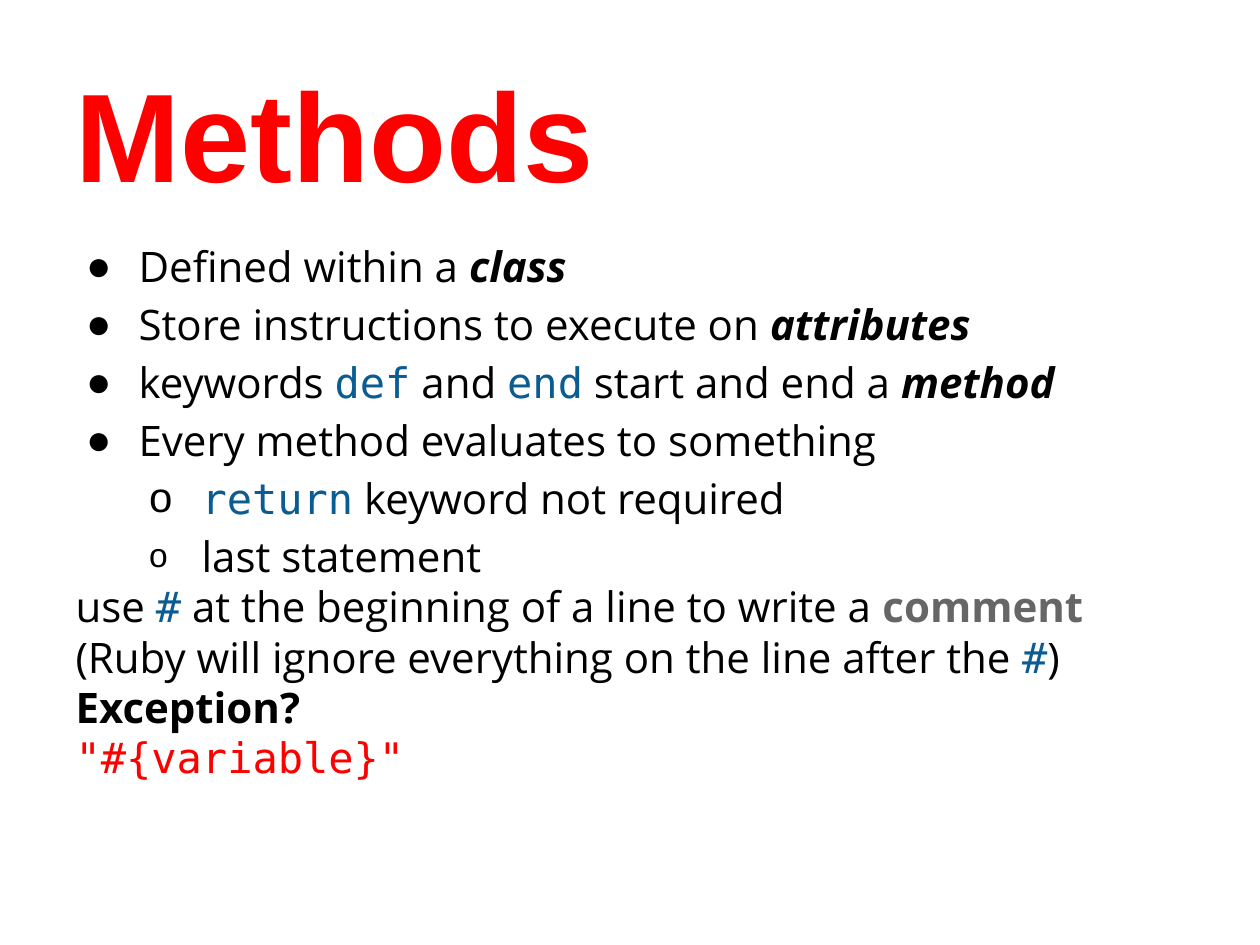
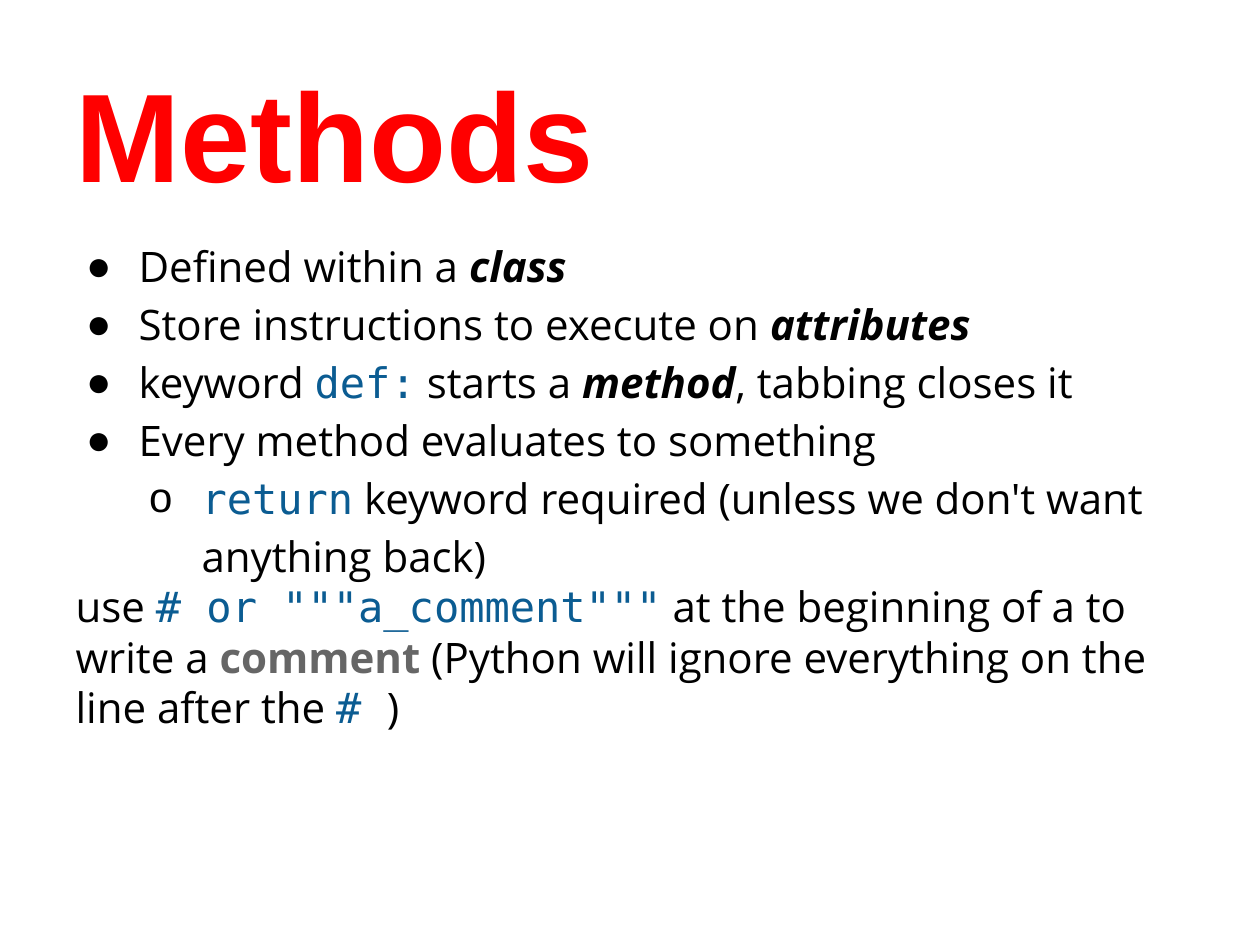
Before and after one commit to humanitiesprogramming/slides, a slide deck: slide 13 of 2017/python/B Done - ish/Ruby - Programming Concepts III.pptx. Drawn at 1260x945 pixels with LibreOffice and Linux fonts; fonts in the diff are those of the drawing. Boxes give left, top, right and bottom in pixels: in the first picture for what was removed or moved away, otherwise in the second. Text is boxed around its words. In the diff, an @@ line names an element or a change of style, - is before the commit and + after.

```diff
--- a/2017/python/B Done - ish/Ruby - Programming Concepts III.pptx
+++ b/2017/python/B Done - ish/Ruby - Programming Concepts III.pptx
@@ text at (139,366,1072,408): text changed @@
-● keywords def and end start and end a method
+● keyword def: starts a method, tabbing closes it
@@ text at (76,482,1146,724): text changed @@
-  o return keyword not required
-  o last statement
-use # at the beginning of a line to write a comment (Ruby will ignore everything on the line after the #)
-Exception?
-"#{variable}"
+  o return keyword required (unless we don't want anything back)
+use # or """a_comment""" at the beginning of a to write a comment (Python will ignore everything on the line after the # )
```
Also in this commit, not shown: 7 other slides changed.
